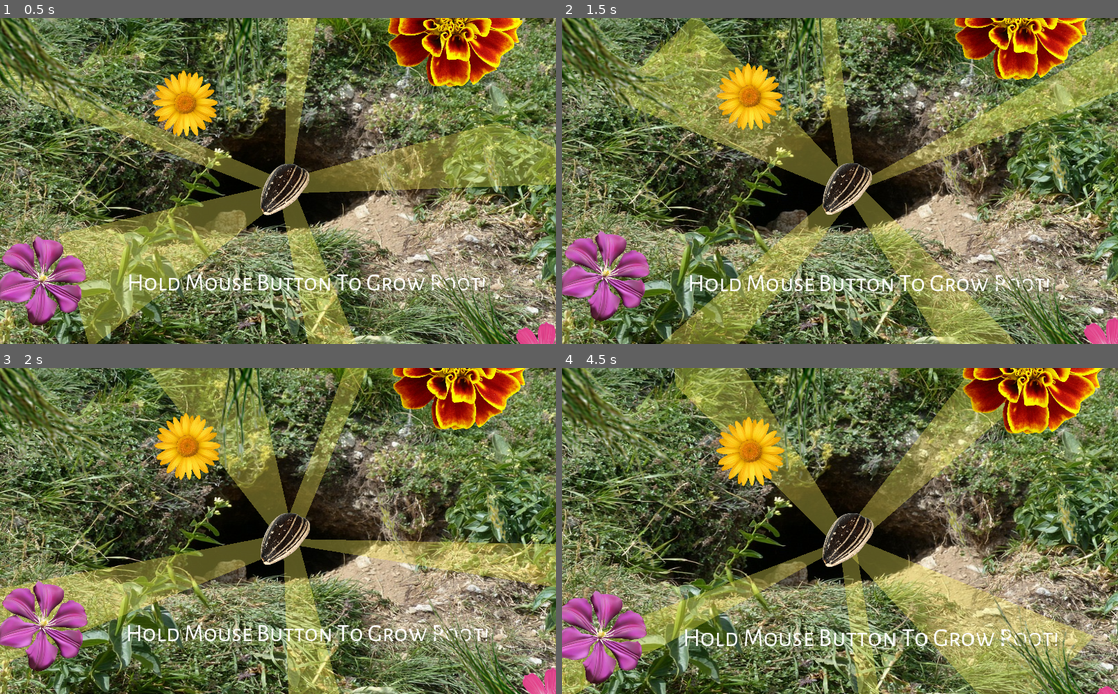
Above: before the commit, frames 1-4 (two rows, left to right).
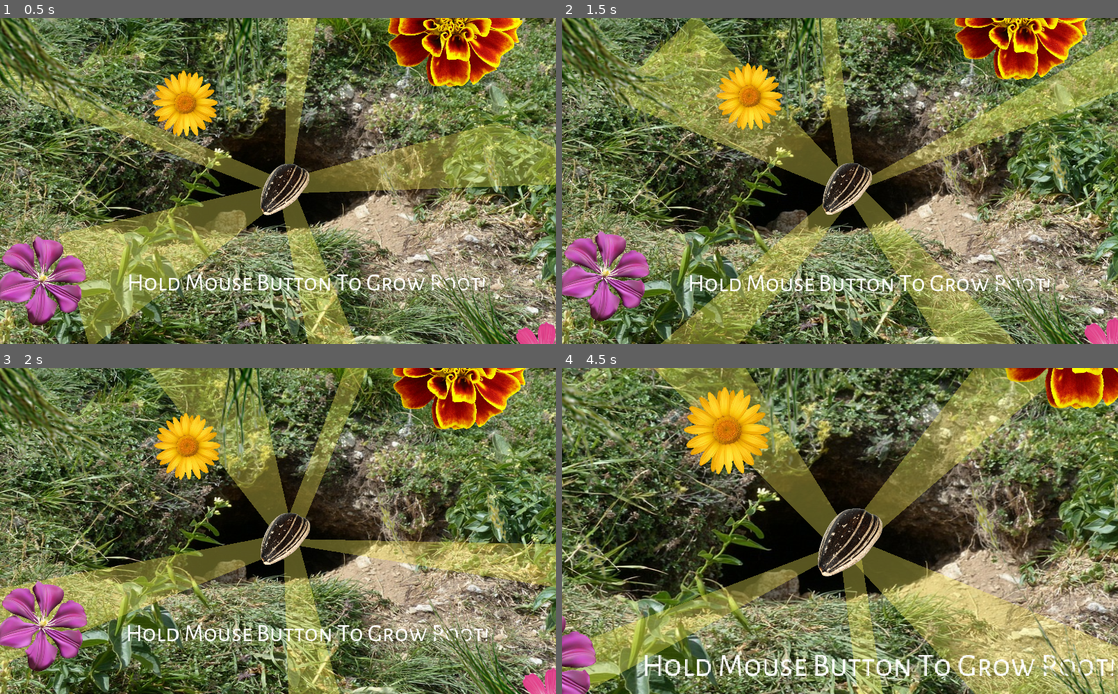
Above: after the commit, the same moments.

Repository: EiZi233/ProjectRootGG
Game: Godot game, scene res://main.tscn
Same seed, same stepped clock (60 frames per second), same inputs: the game is played once before the commit and once after it. Sound files missing from this copy of the repository are replaced by a short silence.
Inputs (mouse positions are in pixels of both pictures, inside the frame that each line leads up to):
- Up to frame 1 (0.5 s): no input
- Up to frame 2 (1.5 s): move the mouse to (962, 164) at 0.52 s; click (962, 164) at 0.67 s; move the mouse to (728, 197) at 1.27 s; click (728, 197) at 1.42 s
- Up to frame 3 (2 s): no input
- Up to frame 4 (4.5 s): move the mouse to (895, 459) at 2.02 s; click (895, 459) at 2.17 s; move the mouse to (812, 596) at 2.77 s; click (812, 596) at 2.92 s; move the mouse to (1006, 579) at 3.52 s; click (1006, 579) at 3.67 s; move the mouse to (673, 482) at 4.27 s; click (673, 482) at 4.42 s

Frame 1 is identical in both runs. In frame 2, 5.0% of the frame differs, in the area x 0-100%, y 0-100%; in frame 3, 7.3%; in frame 4, 76%.

Commit message:
Webbuild

Diff:
--- a/main.gd
+++ b/main.gd
@@ -8,6 +8,7 @@
 var delay = 0
 var end = false
 var temp = 0
+var stopping = true
 
 func _ready():
 	pass # Replace with function body.
@@ -15,20 +16,24 @@
 func _input(event):
 	if event is InputEventMouseButton:
 		#zoomspeed = 0.999
-		if Input.is_mouse_button_pressed(1):
-			holding = true
-			$AudioStreamPlayer.play(temp)
-			var tween = create_tween().set_trans(Tween.TRANS_CUBIC)
-			tween.tween_property(self, "zoomspeed", 0.995, 3)
-		else:
-			temp = $AudioStreamPlayer.get_playback_position( )
+		if event.button_index == BUTTON_LEFT:
+			if Input.is_mouse_button_pressed(1):
+				$AudioStreamPlayer.volume_db = 0
+				holding = true
+				stopping = false
+				$AudioStreamPlayer.play(temp)
+				var tween = create_tween().set_trans(Tween.TRANS_CUBIC)
+				tween.tween_property(self, "zoomspeed", 0.990, 3)
+			else:
+				temp = $AudioStreamPlayer.get_playback_position( )
+				stopping = true
 
 func end():
 	$Timer.start()
 
 
 
-func _process(_delta):
+func _process(delta):
 	if Input.is_mouse_button_pressed(1): # Left click
 		if zooming:
 			#lerp(zoomspeed,0.992,0.01)
@@ -42,8 +47,8 @@
 					zooming = false
 		else:
 			delay += 1
-			if delay > 300:
-				if delay == 301:
+			if delay > 120:
+				if delay == 121:
 					var tween = create_tween().set_trans(Tween.TRANS_CUBIC)
 					tween.tween_property($ParallaxBackground/ParallaxLayer4/node/Light, "modulate", Color(1,1,1,1), 5)
 				$ParallaxBackground/ParallaxLayer4/node/Light.scale /= zoomspeed
@@ -54,10 +59,10 @@
 					tween.tween_property($ParallaxBackground/ParallaxLayer4/node/Label, "modulate", Color(0.27,0.3,0.27,1), 5)
 					end = true
 
-	elif(holding == true and not end):
+	elif(holding == true and stopping == true and not end):
 		#holding = false
 		if zooming:
-			zoomspeed = lerp(zoomspeed,0.999,0.1)
+			zoomspeed = lerp(zoomspeed,0.999,0.2)
 
 			$Camera2D.zoom *= zoomspeed
 			$AudioStreamPlayer.volume_db -= 1
@@ -65,14 +70,14 @@
 			if zoomspeed > 0.998:
 				holding = false
 				$AudioStreamPlayer.playing = false
-				$AudioStreamPlayer.volume_db = -80
+				$AudioStreamPlayer.volume_db = 0
 		else:
 			$AudioStreamPlayer.volume_db -= 1
 			zoomspeed = lerp(zoomspeed,0.999,0.1)
 			$ParallaxBackground/ParallaxLayer4/node/Light.scale /= zoomspeed
 			if zoomspeed > 0.998:
 				$AudioStreamPlayer.playing = false
-				$AudioStreamPlayer.volume_db = -80
+				$AudioStreamPlayer.volume_db = 0
 				holding = false
 
 
Not shown, added: deploy/project rootGG.apple-touch-icon.png.import
Not shown, added: deploy/project rootGG.icon.png.import
Not shown, added: deploy/project rootGG.png.import
Not shown, added: deploy/deploy.zip
Not shown, added: deploy/index.html
Not shown, removed: deploy/project rootGG.html
Not shown, changed: deploy/project rootGG.pck
